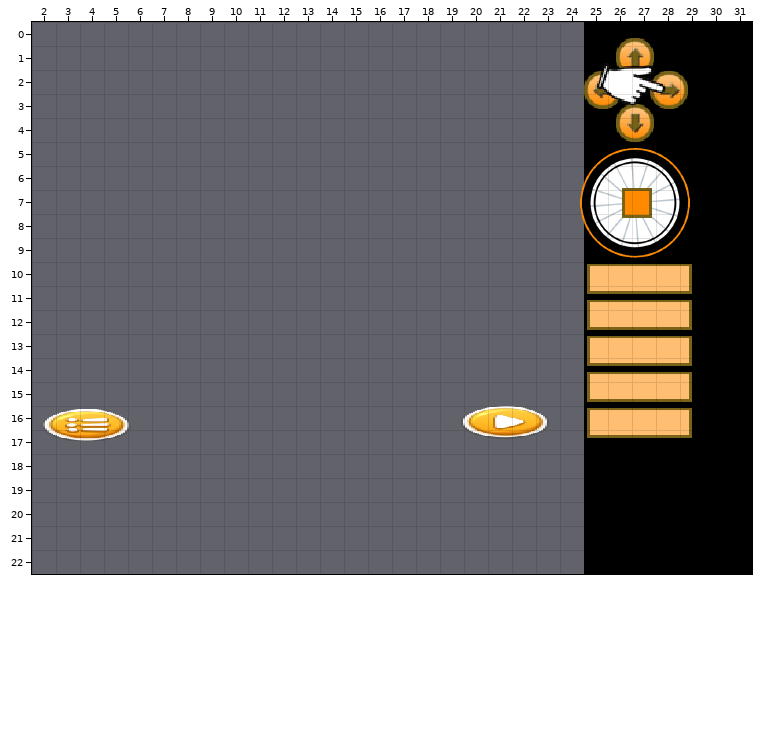
One commit to this Tiled map (JSON): tiled/gamePanelTutorial.json. This is how it looked before the edit.
Cells are 16x16 px. Shown: x 2..31, y 0..22.
Now the later version:
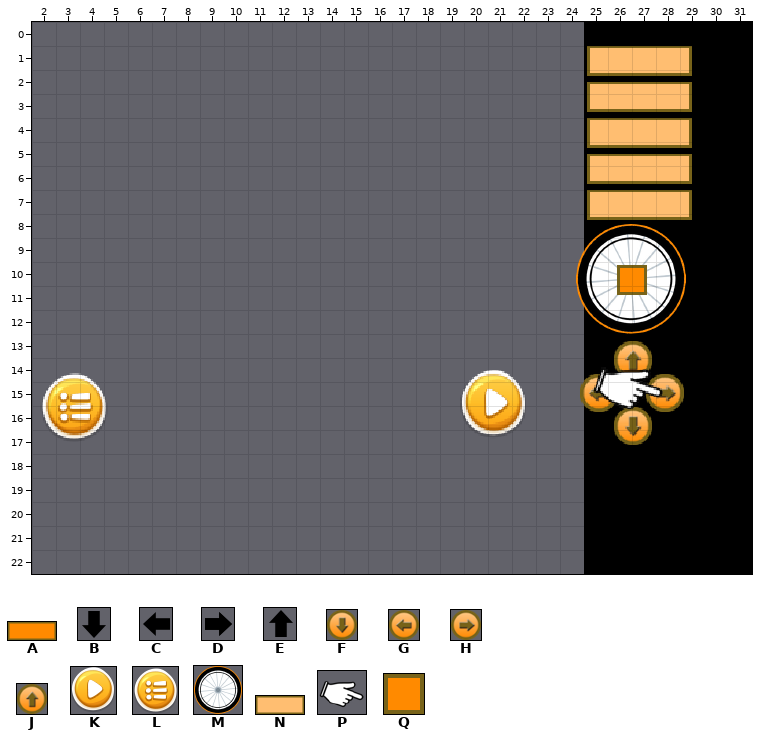
Key: from "instructions": A 0 "instruction", B 1 "downInstruction", C 2 "leftInstruction", D 3 "rightInstruction", E 4 "upInstruction", F 15 "directionButtonDown", G 16 "directionButtonLeft", H 17 "directionButtonRight", J 18 "directionButtonUp", K 19 "executeButton", L 21 "gotoMenuButton", M 22 "bikeWheel", N 23 "selectedInstruction", P 24 "hand", Q 25 "bikeLimit".
Objects are placed by their top-left corner, in cells (3,4 is the top-left corner of cell 3,4); size is 1x1 cell unless given.
The exact change:
Layer "bikeWheel":
changed: M "bikeWheel" at 24.9,5.2 size 4.6x4.6 -> M "bikeWheel" at 24.7,8.4 size 4.6x4.6
Layer "buttons":
changed: K "executeButton" at 19.9,16 size 3.8x1.4 -> K "executeButton" at 19.9,14.5 size 2.8x2.9
changed: L "goBackButton" at 2.4,16.1 size 3.8x1.4 -> L "gotoMenuButton" at 2.4,14.6 size 2.8x2.9
Layer "instructions":
changed: A "instruction" at 25.1,10.1 size 4.4x1.2 -> A "instruction" at 25.1,1 size 4.4x1.2
changed: A "instruction" at 25.1,11.6 size 4.4x1.2 -> A "instruction" at 25.1,2.5 size 4.4x1.2
changed: A "instruction" at 25.1,13.1 size 4.4x1.2 -> A "instruction" at 25.1,4 size 4.4x1.2
changed: A "instruction" at 25.1,14.6 size 4.4x1.2 -> A "instruction" at 25.1,5.5 size 4.4x1.2
changed: A "instruction" at 25.1,16.1 size 4.4x1.2 -> A "instruction" at 25.1,7 size 4.4x1.2
Layer "rightArrows":
changed: D "rightInstruction" at 28.2,10.3 size 0.8x0.8 -> D "rightInstruction" at 28.2,1.2 size 0.8x0.8
changed: D "rightInstruction" at 28.2,11.8 size 0.8x0.8 -> D "rightInstruction" at 28.2,2.8 size 0.8x0.8
changed: D "rightInstruction" at 28.2,13.3 size 0.8x0.8 -> D "rightInstruction" at 28.2,4.2 size 0.8x0.8
changed: D "rightInstruction" at 28.2,14.8 size 0.8x0.8 -> D "rightInstruction" at 28.2,5.8 size 0.8x0.8
changed: D "rightInstruction" at 28.2,16.3 size 0.8x0.8 -> D "rightInstruction" at 28.2,7.2 size 0.8x0.8
Layer "leftArrows":
changed: C "leftInstruction" at 28.2,10.3 size 0.8x0.8 -> C "leftInstruction" at 28.2,1.2 size 0.8x0.8
changed: C "leftInstruction" at 28.2,11.8 size 0.8x0.8 -> C "leftInstruction" at 28.2,2.8 size 0.8x0.8
changed: C "leftInstruction" at 28.2,13.3 size 0.8x0.8 -> C "leftInstruction" at 28.2,4.2 size 0.8x0.8
changed: C "leftInstruction" at 28.2,14.8 size 0.8x0.8 -> C "leftInstruction" at 28.2,5.8 size 0.8x0.8
changed: C "leftInstruction" at 28.2,16.3 size 0.8x0.8 -> C "leftInstruction" at 28.2,7.2 size 0.8x0.8
Layer "upArrows":
changed: E "upInstruction" at 28.2,10.3 size 0.8x0.8 -> E "upInstruction" at 28.2,1.2 size 0.8x0.8
changed: E "upInstruction" at 28.2,11.8 size 0.8x0.8 -> E "upInstruction" at 28.2,2.8 size 0.8x0.8
changed: E "upInstruction" at 28.2,13.3 size 0.8x0.8 -> E "upInstruction" at 28.2,4.2 size 0.8x0.8
changed: E "upInstruction" at 28.2,14.8 size 0.8x0.8 -> E "upInstruction" at 28.2,5.8 size 0.8x0.8
changed: E "upInstruction" at 28.2,16.3 size 0.8x0.8 -> E "upInstruction" at 28.2,7.2 size 0.8x0.8
Layer "downArrows":
changed: B "downInstruction" at 28.2,10.3 size 0.8x0.8 -> B "downInstruction" at 28.2,1.2 size 0.8x0.8
changed: B "downInstruction" at 28.2,11.8 size 0.8x0.8 -> B "downInstruction" at 28.2,2.8 size 0.8x0.8
changed: B "downInstruction" at 28.2,13.3 size 0.8x0.8 -> B "downInstruction" at 28.2,4.2 size 0.8x0.8
changed: B "downInstruction" at 28.2,14.8 size 0.8x0.8 -> B "downInstruction" at 28.2,5.8 size 0.8x0.8
changed: B "downInstruction" at 28.2,16.3 size 0.8x0.8 -> B "downInstruction" at 28.2,7.2 size 0.8x0.8
Layer "selectedInstruction":
changed: N "selectedInstruction" at 25.1,10.1 size 4.4x1.2 -> N "selectedInstruction" at 25.1,1 size 4.4x1.2
changed: N "selectedInstruction" at 25.1,11.6 size 4.4x1.2 -> N "selectedInstruction" at 25.1,2.5 size 4.4x1.2
changed: N "selectedInstruction" at 25.1,13.1 size 4.4x1.2 -> N "selectedInstruction" at 25.1,4 size 4.4x1.2
changed: N "selectedInstruction" at 25.1,14.6 size 4.4x1.2 -> N "selectedInstruction" at 25.1,5.5 size 4.4x1.2
changed: N "selectedInstruction" at 25.1,16.1 size 4.4x1.2 -> N "selectedInstruction" at 25.1,7 size 4.4x1.2
Layer "non-draggable":
changed: J "directionButtonUp" at 26.4,0.7 size 1.6x1.6 -> J "directionButtonUp" at 26.2,13.3 size 1.6x1.6
changed: G "directionButtonLeft" at 25,2.1 size 1.6x1.6 -> G "directionButtonLeft" at 24.9,14.7 size 1.6x1.6
changed: H "directionButtonRight" at 27.8,2.1 size 1.6x1.6 -> H "directionButtonRight" at 27.6,14.7 size 1.6x1.6
changed: F "directionButtonDown" at 26.4,3.4 size 1.6x1.6 -> F "directionButtonDown" at 26.2,16.1 size 1.6x1.6
Layer "bikeLimit":
changed: Q "bikeLimit" at 26.6,6.9 size 1.2x1.2 -> Q "bikeLimit" at 26.4,10.1 size 1.2x1.2
Layer "directions":
changed: J "directionUp" at 26.4,0.7 size 1.6x1.6 -> J "directionUp" at 26.2,13.3 size 1.6x1.6
changed: G "directionLeft" at 25,2.1 size 1.6x1.6 -> G "directionLeft" at 24.9,14.7 size 1.6x1.6
changed: H "directionRight" at 27.8,2.1 size 1.6x1.6 -> H "directionRight" at 27.6,14.7 size 1.6x1.6
changed: F "directionDown" at 26.4,3.4 size 1.6x1.6 -> F "directionDown" at 26.2,16.1 size 1.6x1.6
Layer "hand":
changed: P "hand" at 25.4,1.1 size 3.1x2.8 -> P "hand" at 25.3,13.8 size 3.1x2.8
